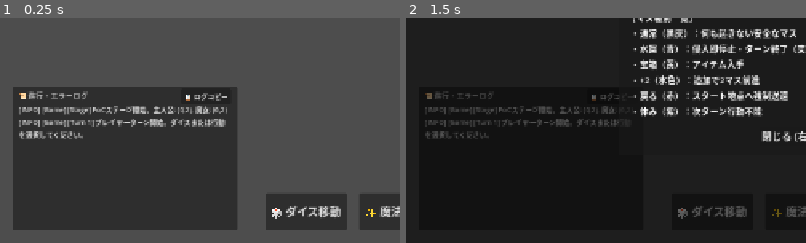
Above: before the commit, frames 1-2 (left to right).
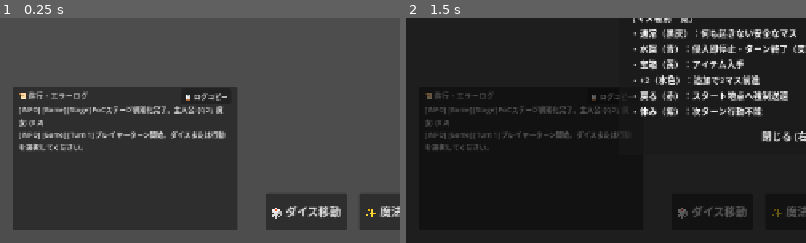
Above: after the commit, the same moments.

Repository: mkf58/sugoroku_dassyutu
Game: Godot game, scene res://scenes/main_game.tscn
The game is run twice, just before and just after one commit, with the same random seed, the same clock (stepped at 60 frames per second) and the same inputs.
Inputs:
- Up to frame 1 (0.25 s): no input
- Up to frame 2 (1.5 s): click "手引き (ヘルプ)" at 0.5 s; click "🎲 ダイス移動" at 1.25 s
The pictures show only the part of the screen within x 0-50%, y 50-100%; the shares and areas given below are measured in that part.

The runs differ from the first frame. In frame 1, 2.8% of the frame differs, in the area x 4-57%, y 39-59%; in frame 2, 1.6%.

Commit message:
feat: リスタート時の盤面完全リセット処理および専用ステージクリア画面の実装

Diff:
--- a/実装コード/scenes/main_game.tscn
+++ b/実装コード/scenes/main_game.tscn
@@ -7,6 +7,7 @@
 [ext_resource type="PackedScene" uid="uid://bhud0000001" path="res://scenes/hud.tscn" id="5_hud"]
 [ext_resource type="PackedScene" uid="uid://bhelpmodal01" path="res://scenes/help_modal.tscn" id="6_help"]
 [ext_resource type="PackedScene" uid="uid://bgameover01" path="res://scenes/game_over_screen.tscn" id="7_gameover"]
+[ext_resource type="PackedScene" uid="uid://bclearscrn01" path="res://scenes/stage_clear_screen.tscn" id="8_clear"]
 
 [node name="MainGame" type="Node2D"]
 script = ExtResource("1_script")
@@ -34,3 +35,5 @@
 [node name="HelpModal" parent="CanvasLayer" instance=ExtResource("6_help")]
 
 [node name="GameOverScreen" parent="CanvasLayer" instance=ExtResource("7_gameover")]
+
+[node name="StageClearScreen" parent="CanvasLayer" instance=ExtResource("8_clear")]
--- /dev/null
+++ b/実装コード/scenes/stage_clear_screen.tscn
@@ -0,0 +1,93 @@
+[gd_scene load_steps=2 format=3 uid="uid://bclearscrn01"]
+
+[ext_resource type="Script" path="res://src/ui/stage_clear_screen.gd" id="1_script"]
+
+[node name="StageClearScreen" type="Control"]
+visible = false
+layout_mode = 3
+anchors_preset = 15
+anchor_right = 1.0
+anchor_bottom = 1.0
+grow_horizontal = 2
+grow_vertical = 2
+script = ExtResource("1_script")
+
+[node name="ColorRect" type="ColorRect" parent="."]
+layout_mode = 1
+anchors_preset = 15
+anchor_right = 1.0
+anchor_bottom = 1.0
+grow_horizontal = 2
+grow_vertical = 2
+color = Color(0.02, 0.1, 0.05, 0.85)
+
+[node name="Panel" type="Panel" parent="."]
+layout_mode = 1
+anchors_preset = 8
+anchor_left = 0.5
+anchor_top = 0.5
+anchor_right = 0.5
+anchor_bottom = 0.5
+offset_left = -250.0
+offset_top = -150.0
+offset_right = 250.0
+offset_bottom = 150.0
+grow_horizontal = 2
+grow_vertical = 2
+
+[node name="Title" type="Label" parent="Panel"]
+layout_mode = 1
+anchors_preset = 10
+anchor_right = 1.0
+offset_top = 20.0
+offset_bottom = 60.0
+grow_horizontal = 2
+theme_override_colors/font_color = Color(0.2, 0.9, 0.4, 1)
+theme_override_font_sizes/font_size = 28
+text = "STAGE CLEAR!"
+horizontal_alignment = 1
+
+[node name="MessageLabel" type="Label" parent="Panel"]
+layout_mode = 1
+anchors_preset = 14
+anchor_top = 0.5
+anchor_right = 1.0
+anchor_bottom = 0.5
+offset_top = -25.0
+offset_bottom = 25.0
+grow_horizontal = 2
+grow_vertical = 2
+theme_override_font_sizes/font_size = 16
+text = "館からの脱出に成功しました！
+経過ターン数: 1 ターン"
+horizontal_alignment = 1
+
+[node name="RetryButton" type="Button" parent="Panel"]
+layout_mode = 1
+anchors_preset = 7
+anchor_left = 0.5
+anchor_top = 1.0
+anchor_right = 0.5
+anchor_bottom = 1.0
+offset_left = -140.0
+offset_top = -60.0
+offset_right = -20.0
+offset_bottom = -20.0
+grow_horizontal = 2
+grow_vertical = 0
+text = "もう一度遊ぶ"
+
+[node name="TitleButton" type="Button" parent="Panel"]
+layout_mode = 1
+anchors_preset = 7
+anchor_left = 0.5
+anchor_top = 1.0
+anchor_right = 0.5
+anchor_bottom = 1.0
+offset_left = 20.0
+offset_top = -60.0
+offset_right = 140.0
+offset_bottom = -20.0
+grow_horizontal = 2
+grow_vertical = 0
+text = "タイトルへ"
--- a/実装コード/src/main_game.gd
+++ b/実装コード/src/main_game.gd
@@ -8,6 +8,7 @@
 @onready var hud: HUD = $CanvasLayer/HUD
 @onready var help_modal: HelpModal = $CanvasLayer/HelpModal
 @onready var game_over_screen: GameOverScreen = $CanvasLayer/GameOverScreen
+@onready var stage_clear_screen: StageClearScreen = $CanvasLayer/StageClearScreen
 
 var tm: TurnManager
 var current_dice_roll: int = 0
@@ -16,11 +17,18 @@
 var is_moving: bool = false
 
 func _ready() -> void:
+    _bind_events()
     _init_poc_stage()
-    _bind_events()
 
 func _init_poc_stage() -> void:
+    # 既存の盤面表示・ハイライト・経路・コマを完全初期化
+    board_view.clear_all()
+    game_over_screen.visible = false
+    stage_clear_screen.visible = false
+
     tm = TurnManager.new()
+    _bind_turn_manager_events()
+
     var board = GridBoard.new()
 
     # PoC用盤面（10x6 のグリッド、直線・分岐・水トラップ・宝箱・ゴール）
@@ -67,7 +75,7 @@
 
     hud.update_turn_info(tm.current_turn, "主人公の行動を選択")
     hud.set_action_buttons_enabled(true)
-    hud.log_message("[Stage] PoCステージ開始。主人公: (0,2), 魔女: (6,2)")
+    hud.log_message("[Stage] PoCステージ初期化完了。主人公: (0,2), 魔女: (6,2)")
     hud.log_message("[Turn 1] プレイヤーターン開始。ダイスまたは行動を選択してください。")
 
 func _bind_events() -> void:
@@ -83,6 +91,12 @@
     game_over_screen.retry_pressed.connect(_on_retry)
     game_over_screen.title_pressed.connect(_on_retry)
 
+    stage_clear_screen.retry_pressed.connect(_on_retry)
+    stage_clear_screen.title_pressed.connect(_on_retry)
+
+func _bind_turn_manager_events() -> void:
+    if not tm:
+        return
     tm.game_over_triggered.connect(func(reason):
         hud.set_action_buttons_enabled(false)
         hud.log_message("[GAME OVER] " + reason)
@@ -93,11 +107,13 @@
         hud.update_turn_info(tm.current_turn, "脱出成功！ステージクリア！")
         hud.set_action_buttons_enabled(false)
         hud.log_message("[CLEAR] EXITマスに到達！館からの脱出に成功しました！")
+        stage_clear_screen.show_clear(tm.current_turn)
     )
 
     tm.water_trap_triggered.connect(func(unit_id, coord):
         hud.log_message("[TRAP] %s が水魔術トラップ %s に侵入！残歩数破棄・即ターンエンド" % [unit_id, str(coord)])
     )
+
 
 func _on_roll_dice() -> void:
     if is_moving:
@@ -293,6 +309,7 @@
 
 func _on_retry() -> void:
     game_over_screen.visible = false
+    stage_clear_screen.visible = false
     hud.set_action_buttons_enabled(true)
     hud.log_message("[Retry] ステージを最初からやり直します。")
     _init_poc_stage()
--- /dev/null
+++ b/実装コード/src/ui/stage_clear_screen.gd
@@ -0,0 +1,18 @@
+class_name StageClearScreen
+extends Control
+
+signal retry_pressed()
+signal title_pressed()
+
+@onready var message_label: Label = $Panel/MessageLabel
+@onready var retry_btn: Button = $Panel/RetryButton
+@onready var title_btn: Button = $Panel/TitleButton
+
+func _ready() -> void:
+    retry_btn.pressed.connect(func(): emit_signal("retry_pressed"))
+    title_btn.pressed.connect(func(): emit_signal("title_pressed"))
+    visible = false
+
+func show_clear(turn_count: int) -> void:
+    message_label.text = "館からの脱出に成功しました！\n経過ターン数: %d ターン" % turn_count
+    visible = true
--- a/実装コード/src/views/board_view.gd
+++ b/実装コード/src/views/board_view.gd
@@ -14,6 +14,18 @@
 var piece_nodes: Dictionary = {}  ## unit_id -> UnitPiece
 var hovered_coord: Vector2i = Vector2i(-999, -999)
 
+func clear_all() -> void:
+    for c in cells_container.get_children():
+        c.queue_free()
+    cell_nodes.clear()
+
+    for p in pieces_container.get_children():
+        p.queue_free()
+    piece_nodes.clear()
+
+    clear_highlights()
+    clear_route_preview()
+
 func setup_board(board: GridBoard, cell_scene: PackedScene) -> void:
     if not board:
         DebugLogger.error("BoardView.setup_board", "boardがnullです")
@@ -22,9 +34,7 @@
         DebugLogger.error("BoardView.setup_board", "cell_sceneがnullです")
         return
 
-    for c in cells_container.get_children():
-        c.queue_free()
-    cell_nodes.clear()
+    clear_all()
 
     for coord in board.cells.keys():
         var cell_data = board.cells[coord]
Not shown: 1 places in 実装コード/scenes/main_game.tscn that only renumber resources
Not shown, added: 実装コード/src/core/debug_logger.gd.uid
Not shown, changed: .spec/PLAN.md
Not shown, changed: result.md
